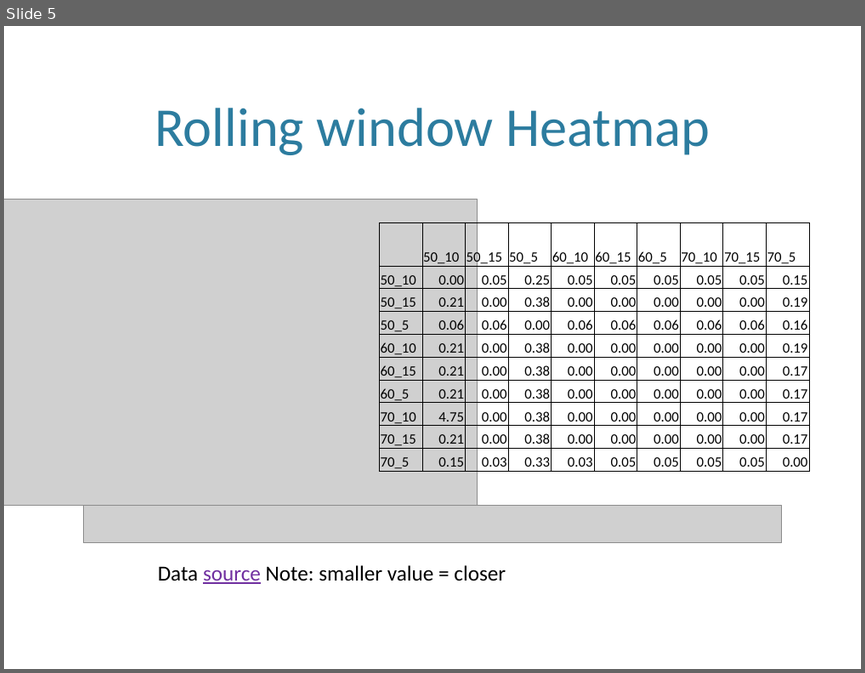
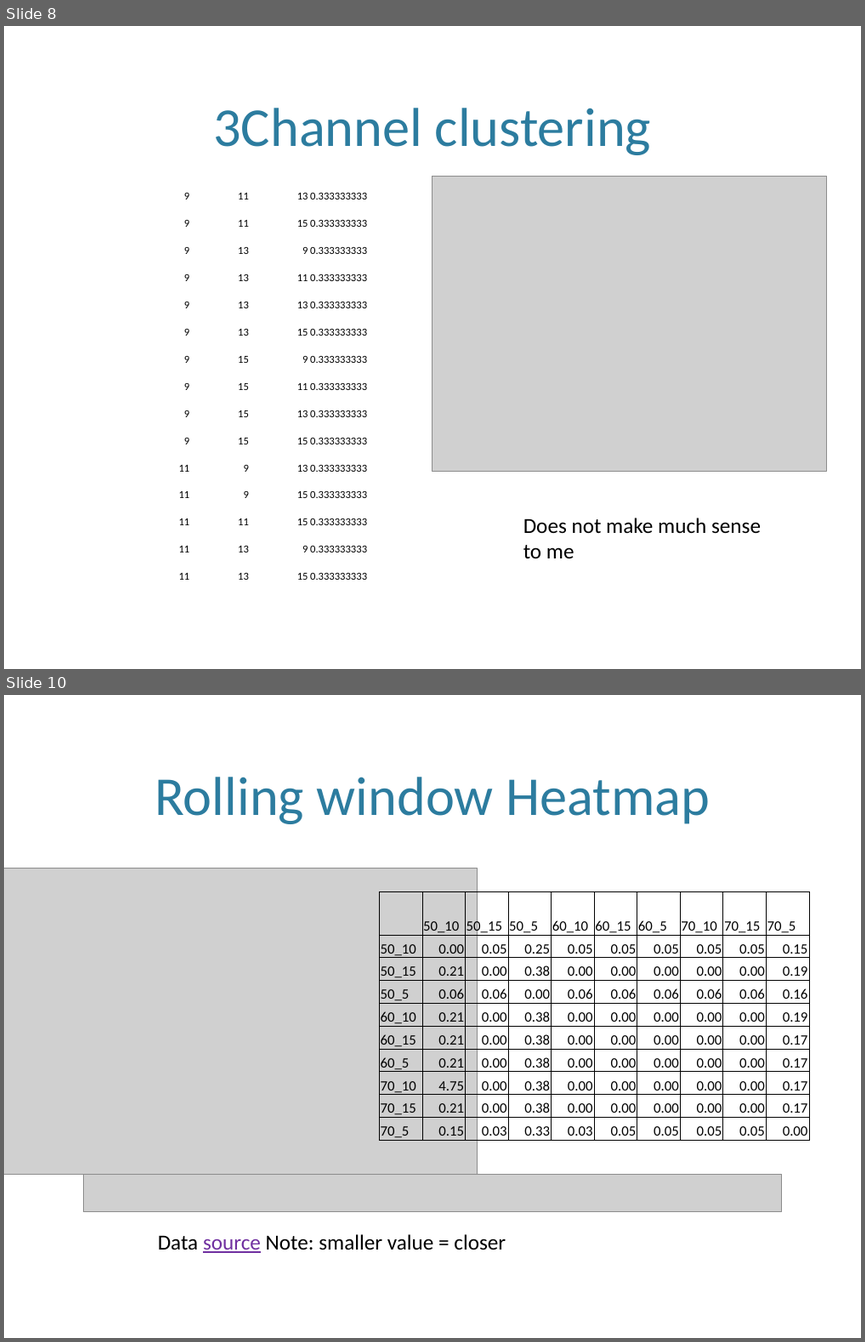
Before and after one commit to leolincoln/athelets, a slide deck: Texts/Atheletes_clustering.pptx. Shown one above the other, each under a label of ours: slide 5 before the commit, slides 8 and 10 after it; the slides between them are not shown. The pictures are 865x673 and 865x1342 pixels, drawn with LibreOffice and Linux fonts; fonts in the diff are those of the drawing; grey boxes stand for pictures; background and template pictures are left out. Boxes give left, top, right and bottom in pixels: in the first picture for what was removed or moved away, otherwise in the second. Text is boxed around its words. In the diff, an @@ line names an element or a change of style, - is before the commit and + after.

```diff
--- a/Texts/Atheletes_clustering.pptx
+++ b/Texts/Atheletes_clustering.pptx
@@ slide 8 added at bbox=[4, 26, 861, 669], background picture (left out) @@
@@ title added at bbox=[213, 108, 651, 155], 46 pt, text #2C7C9F @@
+3Channel clustering
@@ table added at bbox=[132, 176, 368, 583], 15 rows, 4 columns @@
+9 | 11 | 13 | 0.333333333
+9 | 11 | 15 | 0.333333333
+9 | 13 | 9 | 0.333333333
+9 | 13 | 11 | 0.333333333
+9 | 13 | 13 | 0.333333333
+9 | 13 | 15 | 0.333333333
+9 | 15 | 9 | 0.333333333
+9 | 15 | 11 | 0.333333333
+9 | 15 | 13 | 0.333333333
+9 | 15 | 15 | 0.333333333
+11 | 9 | 13 | 0.333333333
+11 | 9 | 15 | 0.333333333
+11 | 11 | 15 | 0.333333333
+11 | 13 | 9 | 0.333333333
+11 | 13 | 15 | 0.333333333
@@ picture added at bbox=[432, 176, 827, 471] @@
@@ text added at bbox=[523, 517, 760, 558], 18 pt, text #000000 @@
+Does not make much sense to me
@@ what was slide 5 is now slide 10 @@
```
Also in this commit, not shown: 5 slides changed, 8 other slides added, 1 slide removed, 5 other files.
